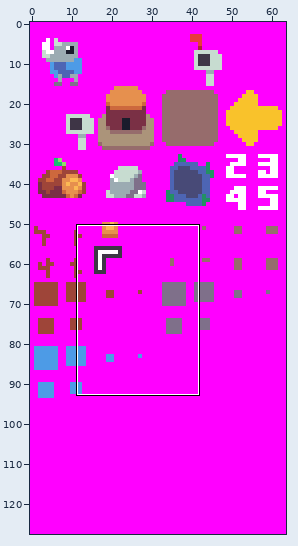
File history of a sprite sheet, res/img/sprites.png. Above: a wide view before the commit, with the close-up outlined.
Close-up. The starting point:
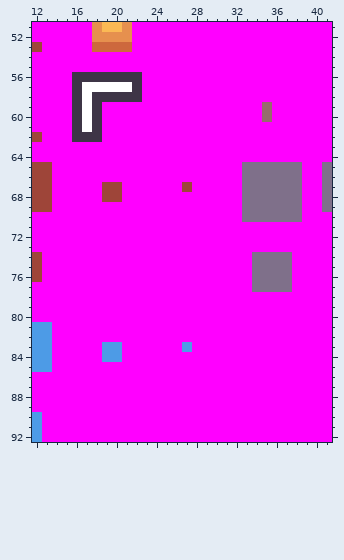
The file is 64x128 pixels. Shown: x 12..41, y 51..92.
Once edited:
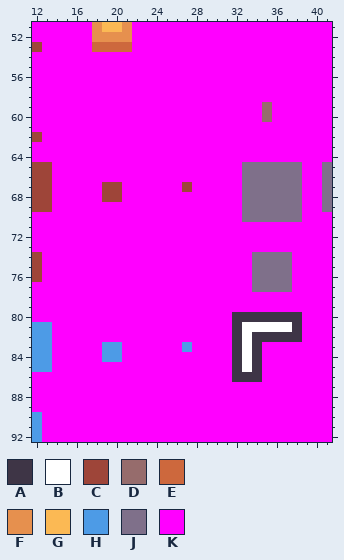
Palette (. is transparent): A #3e3546  B #ffffff  C #9e4539  D #966c6c  E #cd683d  F #e6904e  G #fbb954  H #4d9be6  J #7f708a  K #ff00ff
What changed:
The edit turns colour K into colour A in row 80 at x 32 to 38; in row 81 at x 32 and 38; in row 82 at x 32 and 34 to 38; in rows 83 to 85 at x 32 and 34; in row 86 at x 32 to 34.
The edit turns colour K into colour B in row 81 at x 33 to 37; in rows 82 to 85 at x 33.
The edit turns colour A into colour K in row 56 at x 16 to 22; in row 57 at x 16 and 22; in row 58 at x 16 and 18 to 22; in rows 59 to 61 at x 16 and 18; in row 62 at x 16 to 18.
The edit turns colour B into colour K in row 57 at x 17 to 21; in rows 58 to 61 at x 17.
